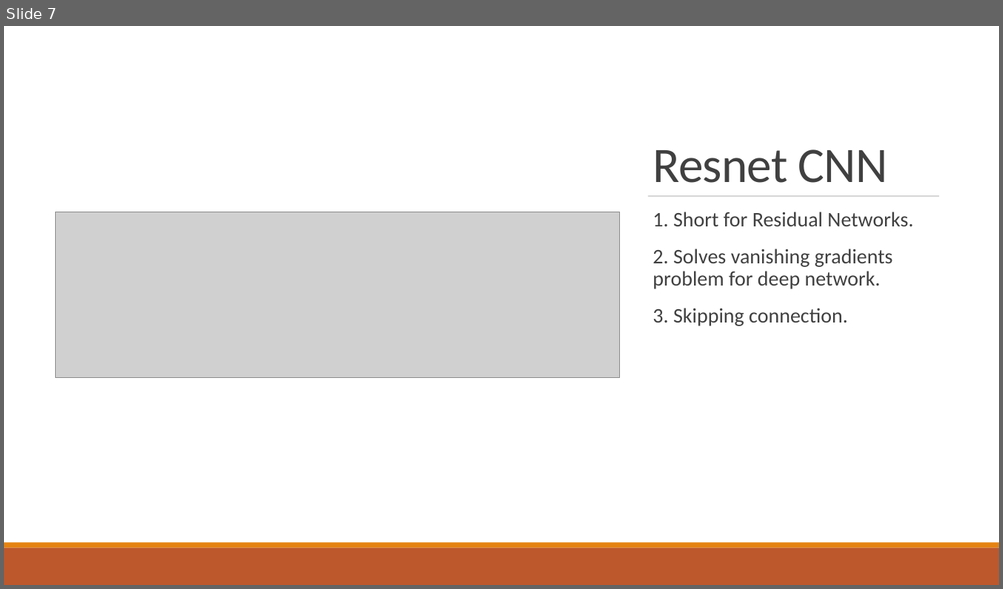
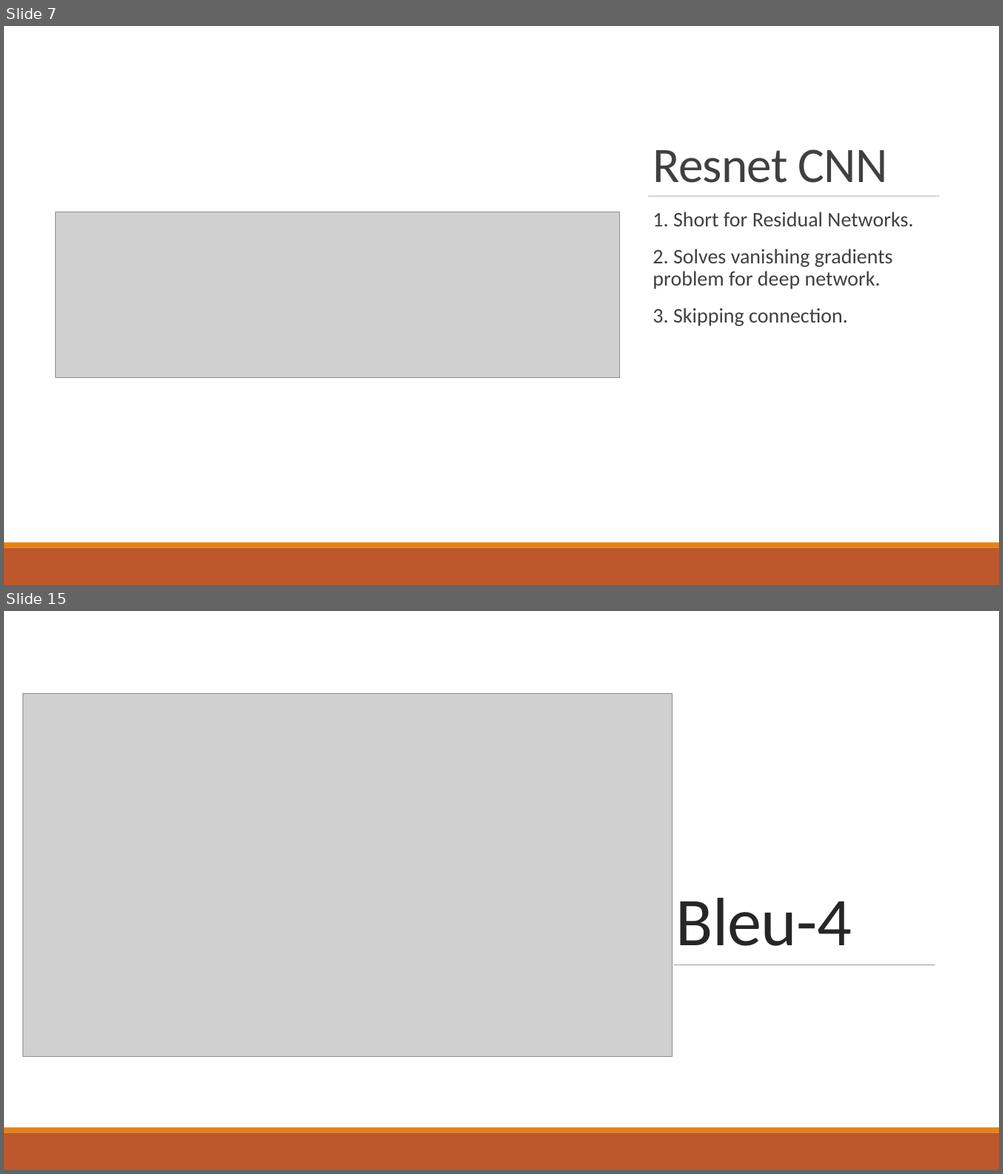
Before and after one commit to MicroRAsus/MLPR-Final-Project, a slide deck: CNNRNNProjectPresentation.pptx. Shown one above the other, each under a label of ours: slide 7 before the commit, slides 7 and 15 after it; the slides between them are not shown. The pictures are 1003x589 and 1003x1174 pixels, drawn with LibreOffice and Linux fonts; fonts in the diff are those of the drawing; grey boxes stand for pictures. Boxes give left, top, right and bottom in pixels: in the first picture for what was removed or moved away, otherwise in the second. Text is boxed around its words. In the diff, an @@ line names an element or a change of style, - is before the commit and + after.

```diff
--- a/CNNRNNProjectPresentation.pptx
+++ b/CNNRNNProjectPresentation.pptx
@@ slide 15 added at box(4, 611, 999, 1170), background #FFFFFF @@
@@ rectangle added at box(4, 611, 999, 1128), fill #FFFFFF @@
@@ picture added at box(23, 693, 672, 1056) @@
@@ title added at box(676, 898, 851, 946), 66 pt, text #262626 @@
+Bleu-4
@@ line added from (674, 965) to (935, 965), #637052 0.5 pt @@
@@ rectangle added at box(4, 1128, 999, 1133), fill #E48312 @@
@@ rectangle added at box(4, 1133, 999, 1170), fill #BD582C @@
```
Also in this commit, not shown: 6 slides changed, 3 other slides added, 6 slides removed.
